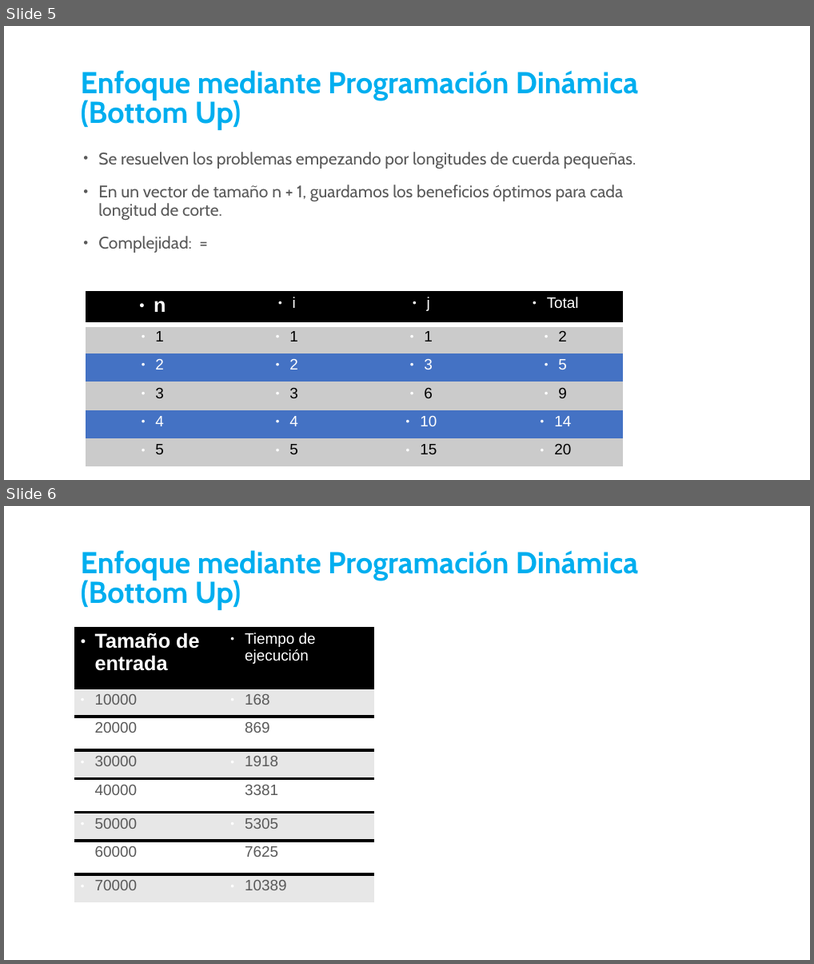
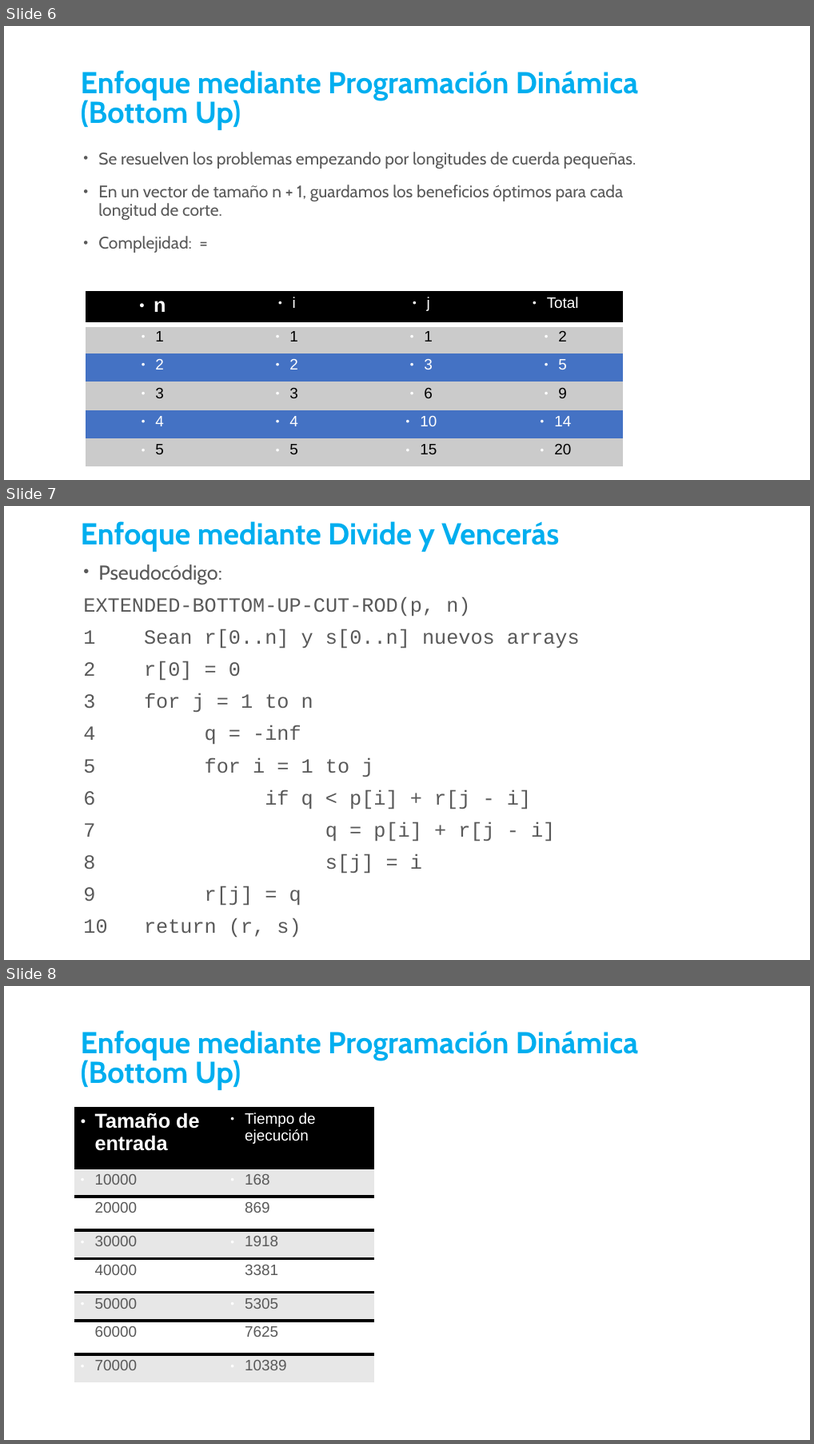
Before and after one commit to IsaacAiman/DAA_L1_7_RodCutting, a slide deck: slides/Problema del corte de vástagos (Rod Cutting).odp. Shown one above the other, each under a label of ours: slides 5 and 6 before the commit, slides 6, 7 and 8 after it. The pictures are 814x964 and 814x1444 pixels, drawn with LibreOffice and Linux fonts; fonts in the diff are those of the drawing; background and template pictures are left out. Boxes give left, top, right and bottom in pixels: in the first picture for what was removed or moved away, otherwise in the second. Text is boxed around its words. In the diff, an @@ line names an element or a change of style, - is before the commit and + after.

Commit message:
Slides updated

```diff
--- a/slides/Problema del corte de vástagos (Rod Cutting).odp
+++ b/slides/Problema del corte de vástagos (Rod Cutting).odp
@@ slide 7 added at (4, 506, 810, 960), background picture (left out) @@
@@ title added at (81, 521, 559, 552), 36 pt, text #00AEEF, bold @@
+Enfoque mediante Divide y Vencerás
@@ text added at (83, 564, 580, 936), 24 pt, text #595959 @@
+• Pseudocódigo:
+EXTENDED-BOTTOM-UP-CUT-ROD(p, n)
+1 Sean r[0..n] y s[0..n] nuevos arrays
+2 r[0] = 0
+3 for j = 1 to n
+4 q = -inf
+5 for i = 1 to j
+6 if q < p[i] + r[j - i]
+7 q = p[i] + r[j - i]
+8 s[j] = i
+9 r[j] = q
+10 return (r, s)
@@ what was slide 5 is now slide 6 @@
@@ what was slide 6 is now slide 8 @@
```
Also in this commit, not shown: 2 other slides added, 1 other file.
